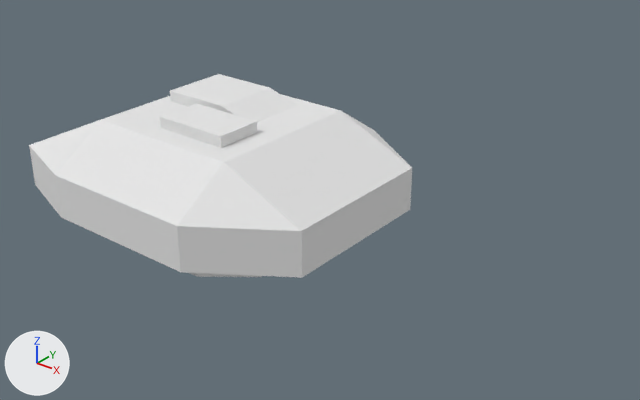
Two versions of the OBJ model res/models/tank_turret.obj, one commit apart.
Camera for both pictures: a 50 mm lens placed at (2.6, -2.62, 1.82), pointed at (0.5, 0.01, 0.19). The lights are fixed; the arrows at lower left show +X, +Y and +Z. Where no turn or scale is listed for an object, it has been applied to the vertices.
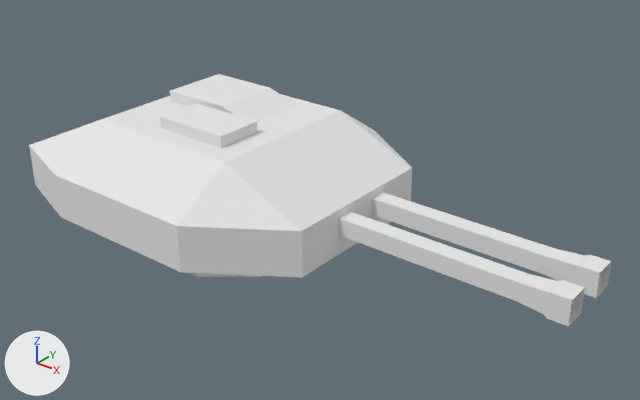
The newer file is also rescaled (x1.333), turned or shifted as a whole; pictures and numbers use the older file's frame.

Where the change shows, as pixel boxes (x1, y1, x2, y2) in the pictures (640 x 400 px):
'Cube.003_Cube.004', added: after (338, 211, 585, 326)
'Cube.004_Cube.005', added: after (371, 192, 612, 298)

What changed in the scene script:
```text
Add me_cube_004_cube_005:
    me_cube_004_cube_005.from_pydata([(0.04, 0.07, 0.13), (0.04, 0.14, 0.13), (1.54, 0.14, 0.13), (1.54, 0.07, 0.13), (0.04, 0.07, 0.21), (0.04, 0.14, 0.21), (1.54, 0.14, 0.21), (1.54, 0.07, 0.21), (1.58, 0.15, 0.12), (1.58, 0.05, 0.12), (1.58, 0.15, 0.22), (1.58, 0.05, 0.22), (1.65, 0.15, 0.12), (1.65, 0.05, 0.12), (1.65, 0.15, 0.22), (1.65, 0.05, 0.22), (0.91, 0.1, 0.17)], [], [(4, 5, 1, 0), (5, 6, 2, 1), (3, 2, 8, 9), (7, 4, 0, 3), (0, 1, 2, 3), (7, 6, 5, 4), (9, 8, 12, 13), (7, 3, 9, 11), (6, 7, 11, 10), (2, 6, 10, 8), (11, 9, 13, 15), (10, 11, 15, 14), (8, 10, 14, 12), (13, 12, 16), (15, 13, 16), (14, 15, 16), (12, 14, 16)])
    me_cube_004_cube_005.materials.append(mat_none)  # white #e7e7e7
Add me_cube_003_cube_004:
    me_cube_003_cube_004.from_pydata([(0.04, -0.16, 0.13), (0.04, -0.08, 0.13), (1.54, -0.08, 0.13), (1.54, -0.16, 0.13), (0.04, -0.16, 0.21), (0.04, -0.08, 0.21), (1.54, -0.08, 0.21), (1.54, -0.16, 0.21), (1.58, -0.07, 0.12), (1.58, -0.17, 0.12), (1.58, -0.07, 0.22), (1.58, -0.17, 0.22), (1.65, -0.07, 0.12), (1.65, -0.17, 0.12), (1.65, -0.07, 0.22), (1.65, -0.17, 0.22), (0.91, -0.12, 0.17)], [], [(4, 5, 1, 0), (5, 6, 2, 1), (3, 2, 8, 9), (7, 4, 0, 3), (0, 1, 2, 3), (7, 6, 5, 4), (9, 8, 12, 13), (7, 3, 9, 11), (6, 7, 11, 10), (2, 6, 10, 8), (11, 9, 13, 15), (10, 11, 15, 14), (8, 10, 14, 12), (13, 12, 16), (15, 13, 16), (14, 15, 16), (12, 14, 16)])
    me_cube_003_cube_004.materials.append(mat_none)  # white #e7e7e7
Add ob_cube_004_cube_005:
    ob_cube_004_cube_005 = bpy.data.objects.new('Cube.004_Cube.005', me_cube_004_cube_005)
    ob_cube_004_cube_005.location = (0.045, -0.004, 0.042)
Add ob_cube_003_cube_004:
    ob_cube_003_cube_004 = bpy.data.objects.new('Cube.003_Cube.004', me_cube_003_cube_004)
    ob_cube_003_cube_004.location = (0.045, -0.004, 0.042)
```
